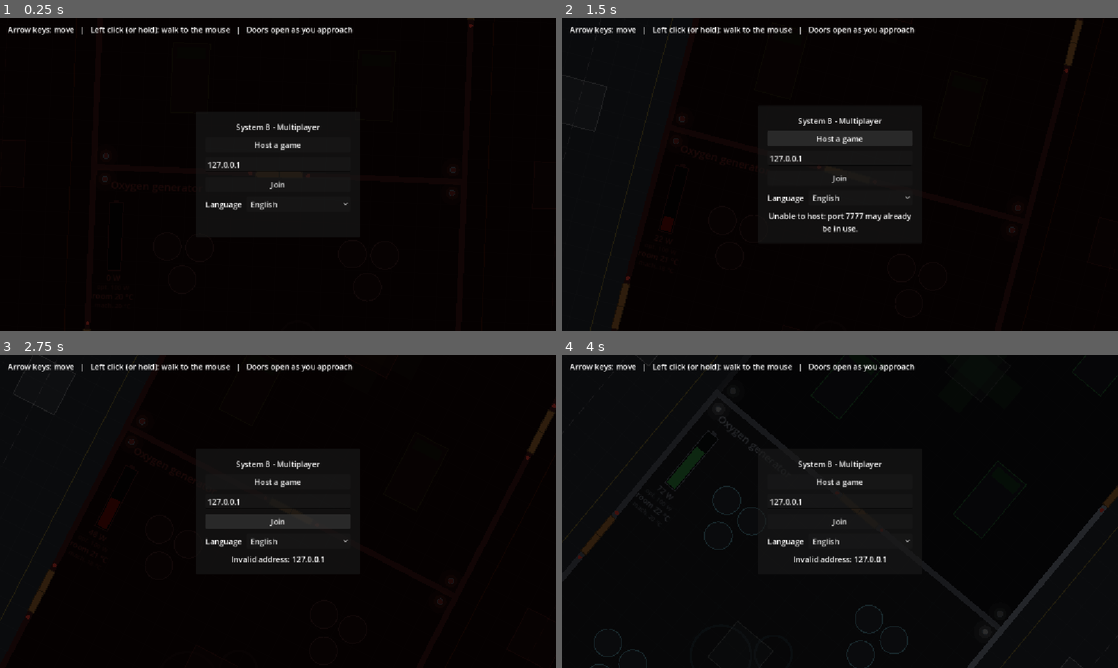
Above: before the commit, frames 1-4 (two rows, left to right).
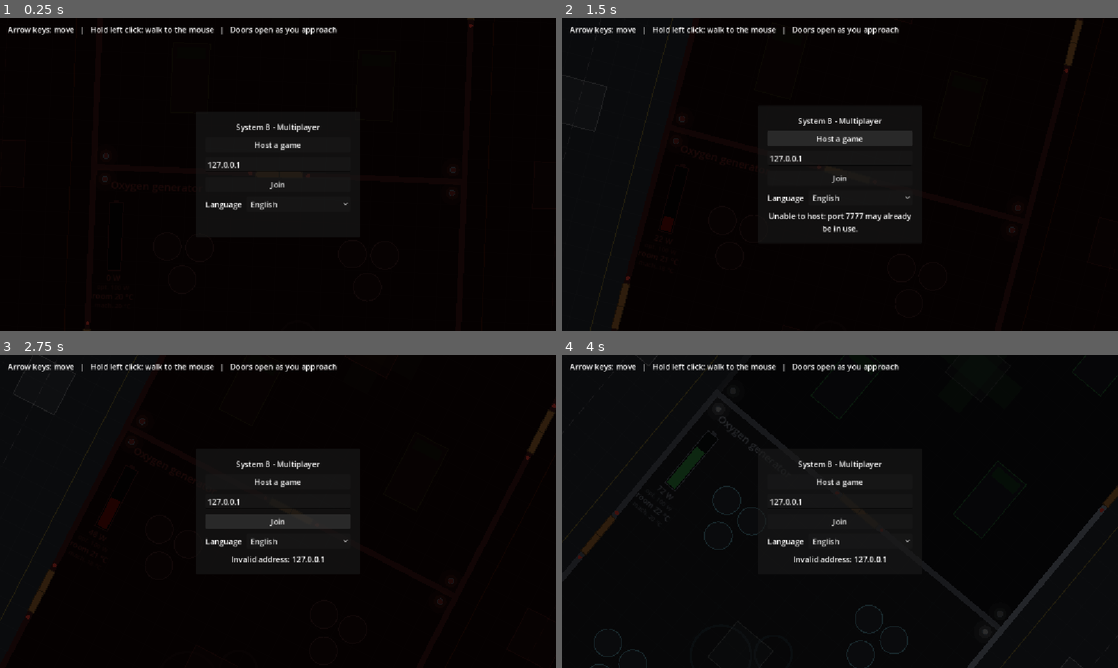
Above: after the commit, the same moments.

Repository: Astropong/System_B
Game: Godot game, scene res://main.tscn
Two runs of this game, one before a commit and one after it. Both use one fixed random seed, a clock stepped at 60 frames per second and the inputs below.
Inputs (mouse positions are in pixels of both pictures, inside the frame that each line leads up to):
- Up to frame 1 (0.25 s): no input
- Up to frame 2 (1.5 s): click "English" at 0.5 s; click "Host a game" at 1.25 s
- Up to frame 3 (2.75 s): click "Join" at 2 s
- Up to frame 4 (4 s): move the mouse to (962, 495) at 2.77 s; hold Right (ui_right) 2.78-3.5 s; click (962, 495) at 2.92 s; drag from (728, 527) to (600, 555) at 3.52 s

The runs differ from the first frame. In frame 1, 0.7% of the frame differs, in the area x 16-64%, y 2-6%; in frame 2, 0.7%; in frame 3, 0.7%; in frame 4, 0.7%.

Commit message:
Déplacement à la souris : arrêt immédiat au relâchement du bouton
Le personnage ne suit la souris que tant que le bouton gauche est maintenu.
Aide à l'écran et traductions mises à jour.

Co-Authored-By: Claude Opus 5.5 <noreply@anthropic.com>

Diff:
--- a/i18n/translations.csv
+++ b/i18n/translations.csv
@@ -8,7 +8,7 @@
 "Adresse invalide : %s","Adresse invalide : %s","Invalid address: %s"
 "Connexion à %s...","Connexion à %s...","Connecting to %s..."
 "Échec de la connexion.","Échec de la connexion.","Connection failed."
-"Flèches : se déplacer   |   Clic gauche (ou maintenu) : aller vers la souris   |   Les portes s'ouvrent à l'approche","Flèches : se déplacer   |   Clic gauche (ou maintenu) : aller vers la souris   |   Les portes s'ouvrent à l'approche","Arrow keys: move   |   Left click (or hold): walk to the mouse   |   Doors open as you approach"
+"Flèches : se déplacer   |   Clic gauche maintenu : aller vers la souris   |   Les portes s'ouvrent à l'approche","Flèches : se déplacer   |   Clic gauche maintenu : aller vers la souris   |   Les portes s'ouvrent à l'approche","Arrow keys: move   |   Hold left click: walk to the mouse   |   Doors open as you approach"
 "Pilotage","Pilotage","Cockpit"
 "Infirmerie","Infirmerie","Infirmary"
 "Réacteur","Réacteur","Reactor"
--- a/main.tscn
+++ b/main.tscn
@@ -102,7 +102,7 @@
 [node name="Instructions" type="Label" parent="HUD" unique_id=1314621133]
 offset_left = 16.0
 offset_top = 12.0
-text = "Flèches : se déplacer   |   Clic gauche (ou maintenu) : aller vers la souris   |   Les portes s'ouvrent à l'approche"
+text = "Flèches : se déplacer   |   Clic gauche maintenu : aller vers la souris   |   Les portes s'ouvrent à l'approche"
 
 [node name="ModuleWindow" type="Control" parent="HUD" node_paths=PackedStringArray("ship") unique_id=1765340921]
 layout_mode = 3
--- a/player/player.gd
+++ b/player/player.gd
@@ -2,7 +2,8 @@
 extends CharacterBody2D
 ## Personnage vu de dessus, dessiné comme un rond.
 ## - Flèches du clavier : déplacement direct.
-## - Clic gauche (ou bouton maintenu) : le personnage se rend vers la souris.
+## - Bouton gauche maintenu : le personnage se rend vers la souris ; il
+##   s'arrête dès que le bouton est relâché.
 ## Il est placé dans le vaisseau (nœud Ship/Crew) : il avance et tourne avec
 ## lui, et sa position comme sa cible sont exprimées dans le repère du vaisseau.
 ## La caméra tourne avec le vaisseau (ignore_rotation désactivé) : le vaisseau
@@ -98,10 +99,13 @@
 		has_target = false
 		return
 
-	# Souris : tant que le bouton gauche est enfoncé, la cible suit le curseur.
+	# Souris : tant que le bouton gauche est enfoncé, la cible suit le curseur ;
+	# relâché, le personnage s'arrête aussitôt.
 	if Input.is_mouse_button_pressed(MOUSE_BUTTON_LEFT):
 		target = _global_to_parent(get_global_mouse_position())
 		has_target = true
+	else:
+		has_target = false
 
 	# Clavier : les actions ui_* sont déjà associées aux flèches.
 	input_dir = Input.get_vector("ui_left", "ui_right", "ui_up", "ui_down")
Binary file changed: i18n/translations.en.translation
Binary file changed: i18n/translations.fr.translation
Not shown, changed: CLAUDE.md
